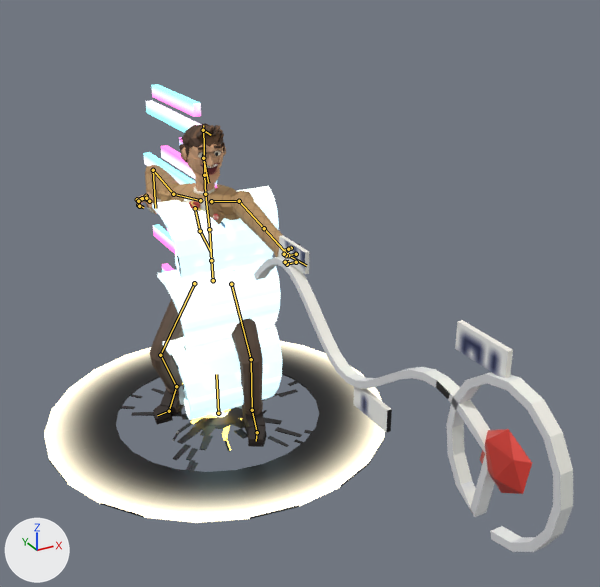
The Blender file art/dale.blend, before and after one commit.
The view is the same before and after, from a 50 mm lens placed at (-1.63, -3.96, 2.64), pointed at (0.1, -0.83, 1.07). Lighting does not change. The marker at lower left points along +X, +Y and +Z. The first picture is the older version. Both versions are drawn at frame 16 of the action 'Isobar Lasso+'; the numbers are the values there. The bones that change, and the others that lie on the model, are drawn over the model as lines.

Names of what the first picture shows: 'dale_body', 'fx_cold_front', 'fx_crack', 'fx_impact_ring', 'fx_isobar_lasso', 'fx_tape_skip' and 2 more.
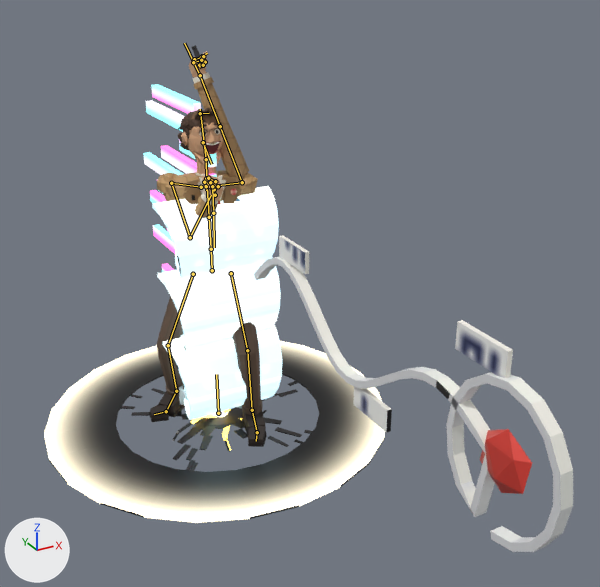
Boxes (x1, y1, x2, y2) around the edits, measured in the pictures (600 x 587 px):
'dale_body', posed (28% narrower, 24% taller): before (135, 123, 300, 447); after (149, 45, 267, 447)
bone 'hips', root to tip: before (213, 280) to (211, 260); after (212, 270) to (211, 249)
bone 'spine', root to tip: before (211, 260) to (209, 229); after (211, 249) to (209, 217)
bone 'chest', root to tip: before (209, 229) to (205, 194); after (209, 217) to (206, 178)
bone 'neck', root to tip: before (205, 194) to (204, 175); after (206, 178) to (206, 159)
bone 'head', root to tip: before (204, 175) to (203, 125); after (206, 159) to (200, 109)
bone 'shoulder.L', root to tip: before (211, 201) to (239, 201); after (213, 186) to (242, 182)
bone 'shoulder.R', root to tip: before (200, 200) to (173, 194); after (201, 187) to (171, 183)
bone 'x_tie', root to tip: before (195, 208) to (200, 231); after (212, 186) to (213, 213)
bone 'x_tie_end', root to tip: before (200, 231) to (211, 252); after (213, 213) to (214, 247)

The change, as a list of edits to the scene's bpy script:
```text
Change bone_hips:
    where bone_hips = bpy.data.objects['dale'].pose.bones['hips']  # child of 'root'
    bone_hips.location: (0.0, -0.132, 0.007) -> (0.0, -0.073, 0.0)
    bone_hips.rotation_quaternion: (0.962, 0.055, -0.265, 0.015) -> (0.976, 0.0, -0.216, 0.0)  # degrees (7, -31, 0) -> degrees (0, -25, 0)
Change bone_spine:
    where bone_spine = bpy.data.objects['dale'].pose.bones['spine']  # child of 'hips'
    bone_spine.rotation_quaternion: (0.999, -0.01, -0.043, 0.005) -> (0.999, 0.035, -0.031, 0.001)  # degrees (-1, -5, 1) -> degrees (4, -4, 0)
Change bone_chest:
    where bone_chest = bpy.data.objects['dale'].pose.bones['chest']  # child of 'spine'
    bone_chest.rotation_quaternion: (0.995, 0.021, -0.1, 0.012) -> (0.983, -0.086, 0.161, 0.003)  # degrees (2, -12, 1) -> degrees (-10, 18, -1)
Change bone_neck:
    where bone_neck = bpy.data.objects['dale'].pose.bones['neck']  # child of 'chest'
    bone_neck.rotation_quaternion: (0.96, -0.066, 0.267, -0.045) -> (0.997, 0.052, -0.052, 0.002)  # degrees (-10, 30, -8) -> degrees (6, -6, 0)
Change bone_head:
    where bone_head = bpy.data.objects['dale'].pose.bones['head']  # child of 'neck'
    bone_head.rotation_quaternion: (0.996, 0.038, 0.077, -0.003) -> (0.986, -0.086, 0.139, 0.012)  # degrees (4, 9, 0) -> degrees (-10, 16, 0)
Change bone_shoulder_l:
    where bone_shoulder_l = bpy.data.objects['dale'].pose.bones['shoulder.L']  # child of 'chest'
    bone_shoulder_l.rotation_quaternion: (1.0, 0.0, 0.0, 0.0) -> (0.974, 0.205, 0.093, 0.003)  # degrees (0, 0, 0) -> degrees (24, 10, 3)
Change bone_shoulder_r:
    where bone_shoulder_r = bpy.data.objects['dale'].pose.bones['shoulder.R']  # child of 'chest'
    bone_shoulder_r.rotation_quaternion: (1.0, 0.0, 0.0, 0.0) -> (0.974, -0.173, -0.144, 0.003)  # degrees (0, 0, 0) -> degrees (-21, -16, 3)
Change bone_x_tie:
    where bone_x_tie = bpy.data.objects['dale'].pose.bones['x_tie']  # child of 'chest'
    bone_x_tie.rotation_quaternion: (0.998, -0.062, 0.0, 0.024) -> (1.0, 0.0, 0.0, -0.019)  # degrees (-7, 0, 3) -> degrees (0, 0, -2)
Change bone_x_tie_end:
    where bone_x_tie_end = bpy.data.objects['dale'].pose.bones['x_tie_end']  # child of 'x_tie'
    bone_x_tie_end.rotation_quaternion: (0.987, -0.16, 0.0, -0.004) -> (1.0, -0.004, 0.0, -0.006)  # degrees (-18, 0, 0) -> degrees (0, 0, -1)
Change bone_ik_hand_l:
    where bone_ik_hand_l = bpy.data.objects['dale'].pose.bones['ik_hand.L']  # child of 'root'
    bone_ik_hand_l.location: (0.35, -0.22, 1.296) -> (0.106, -1.145, -0.049)
    bone_ik_hand_l.rotation_quaternion: (-0.683, -0.708, 0.122, 0.135) -> (-0.05, 0.015, 0.241, -0.969)  # degrees (92, 1, -21) -> degrees (-28, 0, 174)
Change bone_pole_elbow_l:
    where bone_pole_elbow_l = bpy.data.objects['dale'].pose.bones['pole_elbow.L']  # child of 'root'
    bone_pole_elbow_l.location: (-0.144, -0.378, 1.242) -> (-0.204, 0.501, -0.154)
Change bone_ik_hand_r:
    where bone_ik_hand_r = bpy.data.objects['dale'].pose.bones['ik_hand.R']  # child of 'root'
    bone_ik_hand_r.location: (-0.144, -0.35, -0.162) -> (-0.261, -0.521, 0.207)
    bone_ik_hand_r.rotation_quaternion: (0.412, -0.156, 0.27, -0.856) -> (0.038, 0.007, -0.229, -0.973)  # degrees (-36, -3, -128) -> degrees (26, 0, -176)
Change bone_ik_foot_r:
    where bone_ik_foot_r = bpy.data.objects['dale'].pose.bones['ik_foot.R']  # child of 'root'
    bone_ik_foot_r.location: (0.073, -0.2, -0.065) -> (0.073, -0.186, -0.093)
    bone_ik_foot_r.rotation_quaternion: (0.89, -0.17, 0.256, -0.336) -> (0.906, 0.0, 0.189, -0.378)  # degrees (-30, 20, -47) -> degrees (-9, 20, -47)
Change bone_pole_knee_r:
    where bone_pole_knee_r = bpy.data.objects['dale'].pose.bones['pole_knee.R']  # child of 'root'
    bone_pole_knee_r.location: (-0.5, -0.177, -0.45) -> (-0.532, 0.013, -0.422)
```
